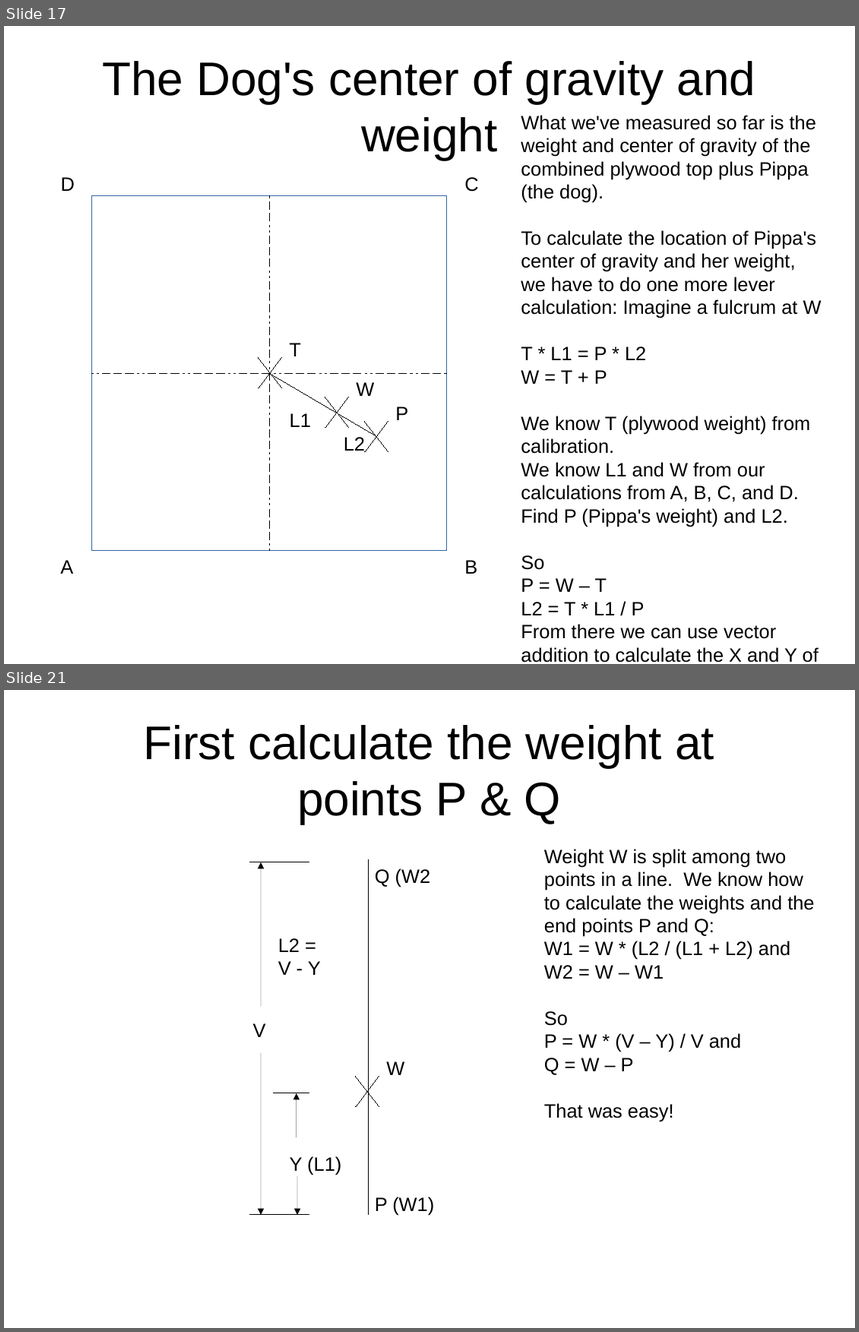
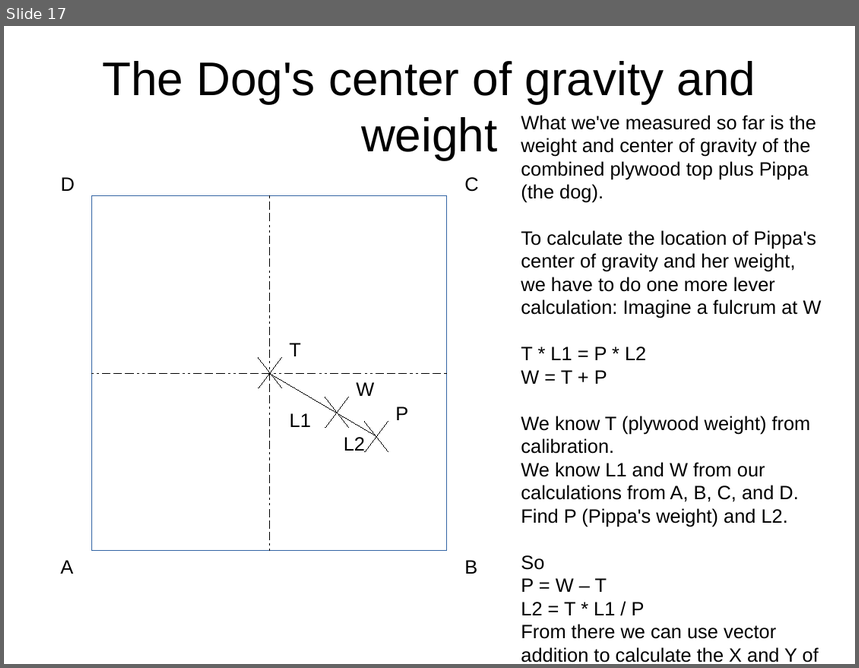
Before and after one commit to bneedhamia/CurieBLEWeightMonitor, a slide deck: ProjectMath.odp. Shown one above the other, each under a label of ours: slides 17 and 21 before the commit, slide 17 after it; the slides between them are not shown. The pictures are 859x1332 and 859x668 pixels, drawn with LibreOffice and Linux fonts; fonts in the diff are those of the drawing. Boxes give left, top, right and bottom in pixels: in the first picture for what was removed or moved away, otherwise in the second. Text is boxed around its words. In the diff, an @@ line names an element or a change of style, - is before the commit and + after.

```diff
--- a/ProjectMath.odp
+++ b/ProjectMath.odp
@@ slide 21 removed at box(4, 690, 855, 1328), background #FFFFFF @@
@@ title removed at box(143, 725, 715, 825) @@
-First calculate the weight at
-points P & Q
@@ text removed at box(544, 849, 814, 1122) @@
-Weight W is split among two points in a line. We know how to calculate the weights and the end points P and Q:
-W1 = W * (L2 / (L1 + L2) and
-W2 = W – W1
-So
-P = W * (V – Y) / V and
-Q = W – P
-That was easy!
@@ line removed from (309, 863) to (250, 863) @@
@@ arrow removed from (261, 1007) to (261, 863) @@
@@ line removed from (369, 1215) to (369, 860) @@
@@ text removed at box(375, 869, 431, 888) @@
-Q (W2
@@ text removed at box(278, 939, 321, 975) @@
-L2 =
-V - Y
@@ text removed at box(253, 1024, 266, 1037) @@
-V
@@ arrow removed from (261, 1053) to (261, 1215) @@
@@ line removed from (379, 1107) to (355, 1076) @@
@@ line removed from (379, 1076) to (356, 1107) @@
@@ text removed at box(386, 1062, 405, 1075) @@
-W
@@ line removed from (309, 1094) to (274, 1094) @@
@@ arrow removed from (297, 1138) to (297, 1094) @@
@@ text removed at box(290, 1157, 341, 1175) @@
-Y (L1)
@@ arrow removed from (297, 1176) to (297, 1215) @@
@@ text removed at box(375, 1197, 434, 1216) @@
-P (W1)
@@ line removed from (309, 1215) to (250, 1215) @@
```
Also in this commit, not shown: 2 slides changed, 9 other slides removed, 5 other files.
